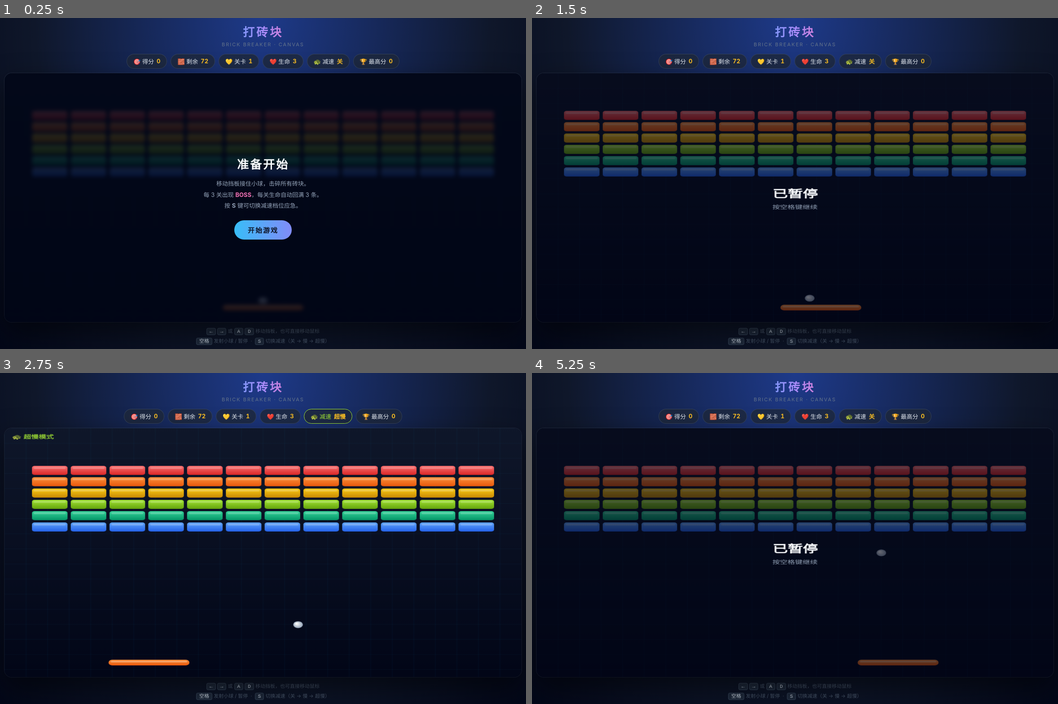
Above: before the commit, frames 1-4 (two rows, left to right).
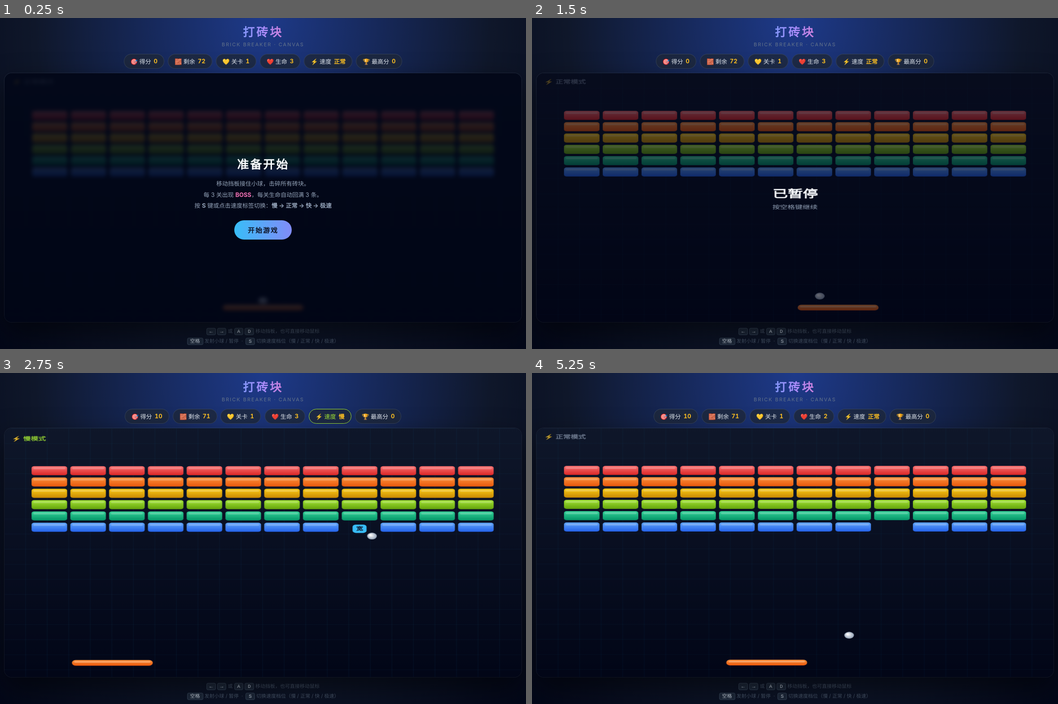
Above: after the commit, the same moments.

Repository: Yuu-uul/brick-game
Game: browser game, page index.html
The game is run twice, just before and just after one commit, with the same random seed, the same clock (stepped at 60 frames per second) and the same inputs.
Inputs (mouse positions are in pixels of both pictures, inside the frame that each line leads up to):
- Up to frame 1 (0.25 s): no input
- Up to frame 2 (1.5 s): click "开始游戏" at 0.27 s; hold D from 1.03 s (still down); click (795, 223) at 1.07 s; tap Space at 1.1 s
- Up to frame 3 (2.75 s): release D at 1.53 s; hold S 1.58-1.85 s; tap Space at 1.6, 2.1, 2.6 s; click (157, 528) at 1.67 s; hold A 1.9-2.47 s; click (326, 416) at 2.02 s; click (368, 515) at 2.27 s; hold D from 2.52 s (still down)
- Up to frame 4 (5.25 s): click (873, 601) at 2.87 s; tap Space every 0.5 s from 3.1 to 5.1 s; release D at 3.18 s; hold A 3.23-3.67 s; click (663, 614) at 3.47 s; hold S 3.72-4.05 s; click (795, 502) at 4.07 s; hold D 4.1-4.6 s; click (863, 416) at 4.52 s; hold S 4.65-4.92 s; click (947, 564) at 4.67 s; hold A from 4.97 s (still down)

The runs differ from the first frame. In frame 1, 1.0% of the frame differs, in the area x 23-77%, y 10-99%; in frame 2, 1.0%; in frame 3, 4.2%; in frame 4, 15%, in the area x 2-94%, y 10-99%.

Commit message:
Update print statement from 'Hello' to 'Goodbye'

Diff:
--- a/index.html
+++ b/index.html
@@ -48,11 +48,14 @@
     gap: 6px;
     backdrop-filter: blur(8px);
     transition: all .25s;
+    cursor: pointer;
+    user-select: none;
   }
 
   .pill b { color: #fbbf24; font-variant-numeric: tabular-nums; }
   .pill.record { border-color: #f59e0b; box-shadow: 0 0 14px rgba(245,158,11,.45); }
   .pill.slow-on { border-color: #a3e635; color: #a3e635; }
+  .pill.fast-on { border-color: #f87171; color: #f87171; box-shadow: 0 0 14px rgba(248,113,113,.4); }
 
   .stage {
     position: relative;
@@ -124,7 +127,7 @@
   <div class="pill">🧱 剩余 <b id="left">0</b></div>
   <div class="pill">💛 关卡 <b id="level">1</b></div>
   <div class="pill">❤️ 生命 <b id="lives">3</b></div>
-  <div class="pill" id="slowPill">🐢 减速 <b id="slowState">关</b></div>
+  <div class="pill" id="speedPill">⚡ 速度 <b id="speedState">正常</b></div>
   <div class="pill" id="bestPill">🏆 最高分 <b id="best">0</b></div>
 </div>
 
@@ -133,14 +136,14 @@
 
   <div class="overlay" id="overlay">
     <h2 id="ovTitle">准备开始</h2>
-    <p id="ovText">移动挡板接住小球，击碎所有砖块。<br>每 3 关出现 <b style="color:#f472b6">BOSS</b>，每关生命自动回满 3 条。<br>按 <b>S</b> 键可切换减速档位应急。</p>
+    <p id="ovText">移动挡板接住小球，击碎所有砖块。<br>每 3 关出现 <b style="color:#f472b6">BOSS</b>，每关生命自动回满 3 条。<br>按 <b>S</b> 键或点击速度标签切换：<b>慢 → 正常 → 快 → 极速</b></p>
     <button class="btn" id="ovBtn">开始游戏</button>
   </div>
 </div>
 
 <footer>
   <kbd>←</kbd> <kbd>→</kbd> 或 <kbd>A</kbd> <kbd>D</kbd> 移动挡板，也可直接移动鼠标<br>
-  <kbd>空格</kbd> 发射小球 / 暂停 &nbsp;·&nbsp; <kbd>S</kbd> 切换减速（关 → 慢 → 超慢）
+  <kbd>空格</kbd> 发射小球 / 暂停 &nbsp;·&nbsp; <kbd>S</kbd> 切换速度档位（慢 / 正常 / 快 / 极速）
 </footer>
 
 <script>
@@ -164,10 +167,10 @@
     ballR: 9,
     paddleW: 150,
     paddleH: 15,
-    baseSpeed: 3.2,
-    maxSpeed: 6.5,
-    speedUp: 0.06,
-    paddleSpeed: 12,
+    baseSpeed: 6.0,
+    maxSpeed: 13,
+    speedUp: 0.12,
+    paddleSpeed: 20,
     lives: 3
   };
 
@@ -176,13 +179,13 @@
     h: 62,
     y: 100,
     hpPerLevel: 30,
-    moveSpeed: 2.2,
-    fireInterval: 95,
-    bulletSpeed: 3.6,
+    moveSpeed: 4.2,
+    fireInterval: 55,
+    bulletSpeed: 6.5,
     phases: [
       { at: 0.66, speed: 1.0, fire: 1.0 },
-      { at: 0.33, speed: 1.5, fire: 0.7 },
-      { at: 0,    speed: 2.1, fire: 0.45 }
+      { at: 0.33, speed: 1.6, fire: 0.7 },
+      { at: 0,    speed: 2.3, fire: 0.45 }
     ]
   };
 
@@ -206,10 +209,10 @@
   let shake = 0, bossShake = 0;
   let bossDefeated = false;
 
-  // 减速档位
-  const SPEED_LEVELS = [1, 0.75, 0.55];
-  const SPEED_NAMES = ['关', '慢', '超慢'];
-  let speedIdx = 0;
+  // 速度档位：慢 / 正常 / 快 / 极速
+  const SPEED_LEVELS = [0.7, 1, 1.45, 1.9];
+  const SPEED_NAMES  = ['慢', '正常', '快', '极速'];
+  let speedIdx = 1;   // 默认「正常」
 
   best = +(localStorage.getItem('bb_best') || 0);
   document.getElementById('best').textContent = best;
@@ -252,7 +255,7 @@
   }
 
   function spawnBall() {
-    const speed = Math.min(CFG.baseSpeed + (level - 1) * 0.25, CFG.maxSpeed);
+    const speed = Math.min(CFG.baseSpeed + (level - 1) * 0.5, CFG.maxSpeed);
     balls = [{
       x: paddle.x + paddle.w / 2,
       y: paddle.y - CFG.ballR - 2,
@@ -285,15 +288,21 @@
     powerups = [];
   }
 
+  // ---------- 速度切换 ----------
+  function cycleSpeed() {
+    speedIdx = (speedIdx + 1) % SPEED_LEVELS.length;
+    const name = SPEED_NAMES[speedIdx];
+    document.getElementById('speedState').textContent = name;
+    const pill = document.getElementById('speedPill');
+    pill.classList.toggle('slow-on', speedIdx === 0);
+    pill.classList.toggle('fast-on', speedIdx >= 2);
+  }
+
   // ---------- 输入 ----------
   addEventListener('keydown', e => {
     keys[e.code] = true;
 
-    if (e.code === 'KeyS') {
-      speedIdx = (speedIdx + 1) % SPEED_LEVELS.length;
-      document.getElementById('slowState').textContent = SPEED_NAMES[speedIdx];
-      document.getElementById('slowPill').classList.toggle('slow-on', speedIdx > 0);
-    }
+    if (e.code === 'KeyS') cycleSpeed();
 
     if (e.code === 'Space') {
       e.preventDefault();
@@ -315,6 +324,8 @@
     if (state === 'play') { balls.forEach(b => b.stuck = false); state = 'run'; }
   });
 
+  document.getElementById('speedPill').addEventListener('click', cycleSpeed);
+
   document.getElementById('ovBtn').addEventListener('click', () => {
     document.getElementById('overlay').classList.add('hidden');
     document.getElementById('bestPill').classList.remove('record');
@@ -335,7 +346,7 @@
 
     if (targetX !== null) {
       const dest = Math.max(0, Math.min(W - paddle.w, targetX - paddle.w / 2));
-      paddle.x += (dest - paddle.x) * 0.35;
+      paddle.x += (dest - paddle.x) * 0.4;
     }
     paddle.x = Math.max(0, Math.min(W - paddle.w, paddle.x));
 
@@ -347,7 +358,7 @@
 
     // 道具
     powerups = powerups.filter(p => {
-      p.y += 3 * T;
+      p.y += 5.5 * T;
       if (p.y > paddle.y - 10 && p.y < paddle.y + paddle.h + 10 &&
           p.x > paddle.x - 12 && p.x < paddle.x + paddle.w + 12) {
         applyPower(p.type);
@@ -362,7 +373,7 @@
     // ---------- Boss ----------
     if (boss) {
       if (boss.entering) {
-        boss.y += 3 * T;
+        boss.y += 4 * T;
         if (boss.y >= BOSS.y) { boss.y = BOSS.y; boss.entering = false; }
       } else {
         const ratio = boss.hp / boss.maxHp;
@@ -397,7 +408,10 @@
       });
     }
 
-    // ---------- 小球 ----------
+    // ---------- 小球（子步进防穿透）----------
+    const steps = T > 1.2 ? 2 : 1;
+    const sT = T / steps;
+
     balls.forEach(ball => {
       if (ball.stuck) {
         ball.x = paddle.x + paddle.w / 2;
@@ -405,84 +419,86 @@
         return;
       }
 
-      const spd = Math.hypot(ball.vx, ball.vy);
-      if (spd > CFG.maxSpeed) {
-        ball.vx = ball.vx / spd * CFG.maxSpeed;
-        ball.vy = ball.vy / spd * CFG.maxSpeed;
-      }
-
-      ball.x += ball.vx * T;
-      ball.y += ball.vy * T;
-
-      if (ball.x < ball.r) { ball.x = ball.r; ball.vx *= -1; }
-      if (ball.x > W - ball.r) { ball.x = W - ball.r; ball.vx *= -1; }
-      if (ball.y < ball.r) { ball.y = ball.r; ball.vy *= -1; }
-
-      // 挡板反弹
-      if (ball.vy > 0 &&
-          ball.y + ball.r > paddle.y &&
-          ball.y - ball.r < paddle.y + paddle.h &&
-          ball.x > paddle.x - ball.r &&
-          ball.x < paddle.x + paddle.w + ball.r) {
-        const hit = (ball.x - (paddle.x + paddle.w / 2)) / (paddle.w / 2);
-        const speed = Math.min(Math.hypot(ball.vx, ball.vy) + CFG.speedUp, CFG.maxSpeed);
-        const angle = hit * (Math.PI / 3.6);
-        ball.vx = speed * Math.sin(angle);
-        ball.vy = -Math.max(speed * Math.cos(angle), speed * 0.45);
-        ball.y = paddle.y - ball.r - 1;
-        shake = 4;
-      }
-
-      // Boss 碰撞
-      if (boss && !boss.entering &&
-          ball.x + ball.r > boss.x && ball.x - ball.r < boss.x + boss.w &&
-          ball.y + ball.r > boss.y && ball.y - ball.r < boss.y + boss.h) {
-        const ox = Math.min(ball.x + ball.r - boss.x, boss.x + boss.w - (ball.x - ball.r));
-        const oy = Math.min(ball.y + ball.r - boss.y, boss.y + boss.h - (ball.y - ball.r));
-        if (ox < oy) ball.vx *= -1; else ball.vy *= -1;
-
-        boss.hp--;
-        boss.hitFlash = 8;
-        score += 5;
-        bossShake = 5;
-        burst(ball.x, ball.y, '#f472b6');
-        if (Math.random() < 0.25) dropPower(boss.x + Math.random() * boss.w, boss.y + boss.h);
-
-        if (boss.hp <= 0) {
-          for (let i = 0; i < 40; i++) {
-            burst(boss.x + Math.random() * boss.w, boss.y + Math.random() * boss.h,
-                  ['#f472b6', '#facc15', '#60a5fa'][i % 3]);
-          }
-          score += 500;
-          boss = null;
-          bossBullets = [];
-          bossShake = 20;
-          bossDefeated = true;
+      for (let s = 0; s < steps; s++) {
+        const spd = Math.hypot(ball.vx, ball.vy);
+        if (spd > CFG.maxSpeed) {
+          ball.vx = ball.vx / spd * CFG.maxSpeed;
+          ball.vy = ball.vy / spd * CFG.maxSpeed;
         }
-        sync();
-      }
-
-      // 砖块碰撞
-      for (const b of bricks) {
-        if (!b.alive) continue;
-        if (ball.x + ball.r > b.x && ball.x - ball.r < b.x + b.w &&
-            ball.y + ball.r > b.y && ball.y - ball.r < b.y + b.h) {
-          const overlapX = Math.min(ball.x + ball.r - b.x, b.x + b.w - (ball.x - ball.r));
-          const overlapY = Math.min(ball.y + ball.r - b.y, b.y + b.h - (ball.y - ball.r));
-          if (overlapX < overlapY) ball.vx *= -1; else ball.vy *= -1;
-
-          b.hp--;
-          if (b.hp <= 0) {
-            b.alive = false;
-            score += 10 * level;
-            burst(b.x + b.w / 2, b.y + b.h / 2, b.color[0]);
-            if (Math.random() < 0.14) dropPower(b.x + b.w / 2, b.y + b.h / 2);
-          } else {
-            score += 5;
-            shake = 3;
+
+        ball.x += ball.vx * sT;
+        ball.y += ball.vy * sT;
+
+        if (ball.x < ball.r) { ball.x = ball.r; ball.vx *= -1; }
+        if (ball.x > W - ball.r) { ball.x = W - ball.r; ball.vx *= -1; }
+        if (ball.y < ball.r) { ball.y = ball.r; ball.vy *= -1; }
+
+        // 挡板反弹
+        if (ball.vy > 0 &&
+            ball.y + ball.r > paddle.y &&
+            ball.y - ball.r < paddle.y + paddle.h &&
+            ball.x > paddle.x - ball.r &&
+            ball.x < paddle.x + paddle.w + ball.r) {
+          const hit = (ball.x - (paddle.x + paddle.w / 2)) / (paddle.w / 2);
+          const speed = Math.min(Math.hypot(ball.vx, ball.vy) + CFG.speedUp, CFG.maxSpeed);
+          const angle = hit * (Math.PI / 3.6);
+          ball.vx = speed * Math.sin(angle);
+          ball.vy = -Math.max(speed * Math.cos(angle), speed * 0.45);
+          ball.y = paddle.y - ball.r - 1;
+          shake = 4;
+        }
+
+        // Boss 碰撞
+        if (boss && !boss.entering &&
+            ball.x + ball.r > boss.x && ball.x - ball.r < boss.x + boss.w &&
+            ball.y + ball.r > boss.y && ball.y - ball.r < boss.y + boss.h) {
+          const ox = Math.min(ball.x + ball.r - boss.x, boss.x + boss.w - (ball.x - ball.r));
+          const oy = Math.min(ball.y + ball.r - boss.y, boss.y + boss.h - (ball.y - ball.r));
+          if (ox < oy) ball.vx *= -1; else ball.vy *= -1;
+
+          boss.hp--;
+          boss.hitFlash = 8;
+          score += 5;
+          bossShake = 5;
+          burst(ball.x, ball.y, '#f472b6');
+          if (Math.random() < 0.25) dropPower(boss.x + Math.random() * boss.w, boss.y + boss.h);
+
+          if (boss.hp <= 0) {
+            for (let i = 0; i < 40; i++) {
+              burst(boss.x + Math.random() * boss.w, boss.y + Math.random() * boss.h,
+                    ['#f472b6', '#facc15', '#60a5fa'][i % 3]);
+            }
+            score += 500;
+            boss = null;
+            bossBullets = [];
+            bossShake = 20;
+            bossDefeated = true;
           }
           sync();
-          break;
+        }
+
+        // 砖块碰撞
+        for (const b of bricks) {
+          if (!b.alive) continue;
+          if (ball.x + ball.r > b.x && ball.x - ball.r < b.x + b.w &&
+              ball.y + ball.r > b.y && ball.y - ball.r < b.y + b.h) {
+            const overlapX = Math.min(ball.x + ball.r - b.x, b.x + b.w - (ball.x - ball.r));
+            const overlapY = Math.min(ball.y + ball.r - b.y, b.y + b.h - (ball.y - ball.r));
+            if (overlapX < overlapY) ball.vx *= -1; else ball.vy *= -1;
+
+            b.hp--;
+            if (b.hp <= 0) {
+              b.alive = false;
+              score += 10 * level;
+              burst(b.x + b.w / 2, b.y + b.h / 2, b.color[0]);
+              if (Math.random() < 0.14) dropPower(b.x + b.w / 2, b.y + b.h / 2);
+            } else {
+              score += 5;
+              shake = 3;
+            }
+            sync();
+            break;
+          }
         }
       }
     });
@@ -516,7 +532,7 @@
       bossBullets.push({ x: cx, y: cy, vx: 0, vy: BOSS.bulletSpeed });
     } else if (phase === 1) {
       for (let i = -1; i <= 1; i++) {
-        bossBullets.push({ x: cx, y: cy, vx: i * 1.6, vy: BOSS.bulletSpeed });
+        bossBullets.push({ x: cx, y: cy, vx: i * 2.2, vy: BOSS.bulletSpeed });
       }
     } else {
       const tx = paddle.x + paddle.w / 2;
@@ -526,8 +542,8 @@
         vx: Math.cos(ang) * BOSS.bulletSpeed * 1.2,
         vy: Math.sin(ang) * BOSS.bulletSpeed * 1.2
       });
-      bossBullets.push({ x: boss.x + 10, y: cy, vx: -1.2, vy: BOSS.bulletSpeed });
-      bossBullets.push({ x: boss.x + boss.w - 10, y: cy, vx: 1.2, vy: BOSS.bulletSpeed });
+      bossBullets.push({ x: boss.x + 10, y: cy, vx: -1.8, vy: BOSS.bulletSpeed });
+      bossBullets.push({ x: boss.x + boss.w - 10, y: cy, vx: 1.8, vy: BOSS.bulletSpeed });
     }
   }
 
@@ -759,8 +775,17 @@
     roundRect(paddle.x + 4, paddle.y + 3, paddle.w - 8, 4, 2);
     ctx.fill();
 
-    // 小球
+    // 小球（带拖尾）
     balls.forEach(b => {
+      const trail = 0.35 * SPEED_LEVELS[speedIdx];
+      ctx.strokeStyle = 'rgba(255,255,255,0.25)';
+      ctx.lineWidth = b.r * 1.4;
+      ctx.lineCap = 'round';
+      ctx.beginPath();
+      ctx.moveTo(b.x, b.y);
+      ctx.lineTo(b.x - b.vx * trail, b.y - b.vy * trail);
+      ctx.stroke();
+
       const sg = ctx.createRadialGradient(b.x - 3, b.y - 3, 1, b.x, b.y, b.r);
       sg.addColorStop(0, '#ffffff');
       sg.addColorStop(1, '#94a3b8');
@@ -770,12 +795,13 @@
       ctx.fill();
     });
 
-    if (speedIdx > 0) {
-      ctx.fillStyle = 'rgba(163, 230, 53, 0.85)';
-      ctx.font = 'bold 14px sans-serif';
-      ctx.textAlign = 'left';
-      ctx.fillText('🐢 ' + SPEED_NAMES[speedIdx] + '模式', 14, 28);
-    }
+    // 速度角标
+    const sName = SPEED_NAMES[speedIdx];
+    ctx.fillStyle = speedIdx >= 2 ? 'rgba(248,113,113,0.9)' :
+                    speedIdx === 0 ? 'rgba(163,230,53,0.85)' : 'rgba(148,163,184,0.7)';
+    ctx.font = 'bold 14px sans-serif';
+    ctx.textAlign = 'left';
+    ctx.fillText((speedIdx >= 2 ? '🔥 ' : '⚡ ') + sName + '模式', 14, 28);
 
     if (state === 'play') {
       ctx.fillStyle = 'rgba(226, 232, 240, 0.75)';
